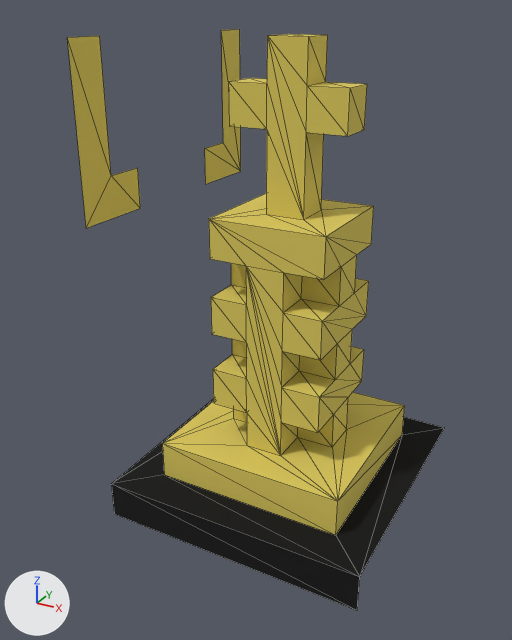
Before and after pictures for a commit that changed the glTF model public/assets/pieces/chessset/queen-b.glb.
One viewpoint serves both versions: a 50 mm camera at (1.05, -2.18, 1.79) aimed at (-0.09, -0.1, 0.75). Lighting does not change. The marker at lower left points along +X, +Y and +Z. The older version comes first. Mesh edges are drawn as thin lines. Vertices at exactly the same position are counted once.

The first picture shows 'root'.
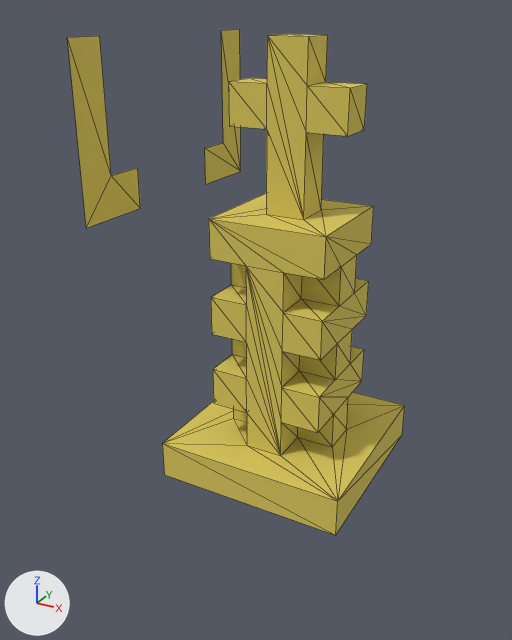
The newer file is also turned or shifted as a whole; pictures and numbers use the older file's frame.

Where the change shows, as pixel boxes (x1, y1, x2, y2) in the pictures (512 x 640 px):
'root', reshaped (11% narrower, 13% shorter)
    before: (67, 29, 445, 611)
    after: (67, 29, 405, 535)
part 1 of me_mesh, deleted
    before: (111, 399, 445, 611)

The edits, one by one:
me_mesh is used by ob_root; location (0.0, 0.0, 0.0).
me_mesh had 146 vertices, 268 faces and spanned x -0.5..0.5, y -0.5..0.5, z 0.0..1.71.
me_mesh now has 140 vertices, 258 faces and spans x -0.5..0.36, y -0.5..0.5, z 0.14..1.71.
Part 1, on me_mesh:
6 vertices are removed from x -0.5..0.5, y -0.5..0.5, z 0.0..0.14.
10 faces are deleted.
